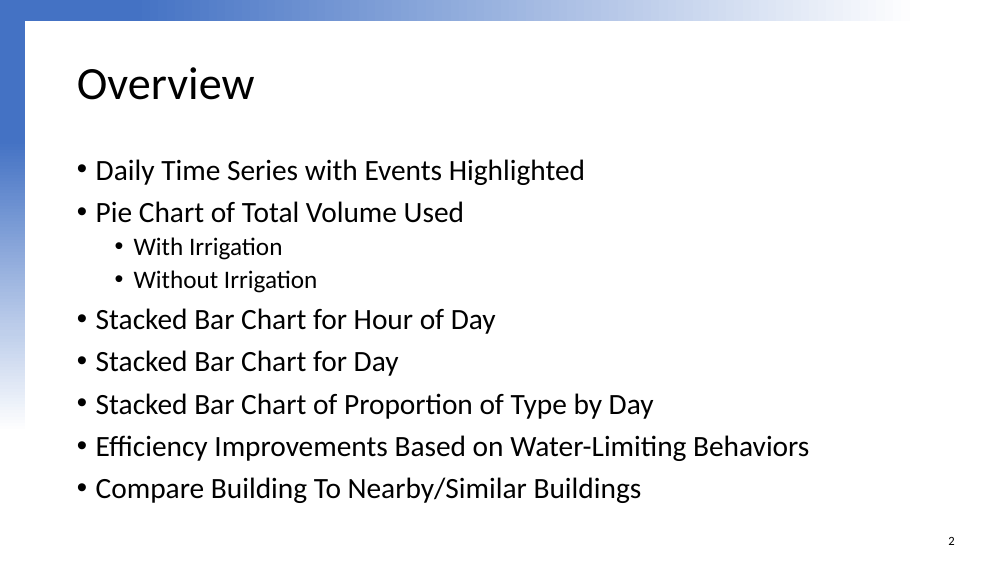
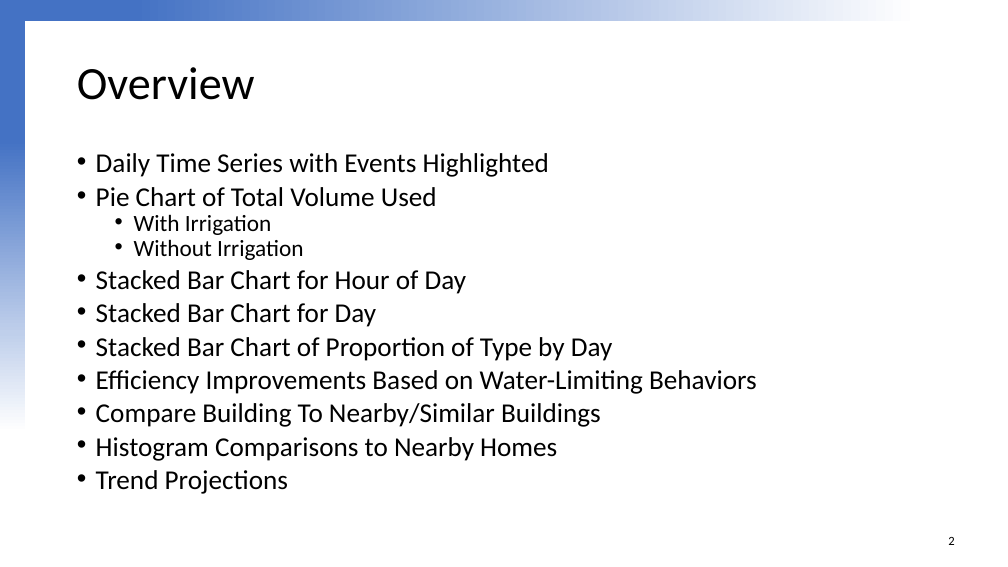
Before and after one commit to jesserowles/Data_Visualization_Challenge_2020, a slide deck: slide 2 of Data Visualization Challenge 2020 JLR.pptx. Drawn at 1008x567 pixels with LibreOffice and Linux fonts; fonts in the diff are those of the drawing; background and template pictures are left out. Boxes give left, top, right and bottom in pixels: in the first picture for what was removed or moved away, otherwise in the second. Text is boxed around its words. In the diff, an @@ line names an element or a change of style, - is before the commit and + after.

Commit message:
Added Future Projections plot and updated ppt

```diff
--- a/Data Visualization Challenge 2020 JLR.pptx
+++ b/Data Visualization Challenge 2020 JLR.pptx
@@ text at bbox=[96, 153, 757, 427]: size 28 to 25.9 pt in "Daily Time Series with Events Highlighted", "Pie Chart of Total Volume Used", "Stacked Bar Chart for Hour of Day", "Stacked Bar Chart for Day" and 3 more places; size 24 to 22.2 pt in "With Irrigation", "Without Irrigation"; line spacing 0.9 to 0.7 @@
@@ text at bbox=[96, 437, 557, 494]: paragraphs added @@
+• Histogram Comparisons to Nearby Homes
+• Trend Projections
```
Also in this commit, not shown: 1 slide added, 2 other files.
